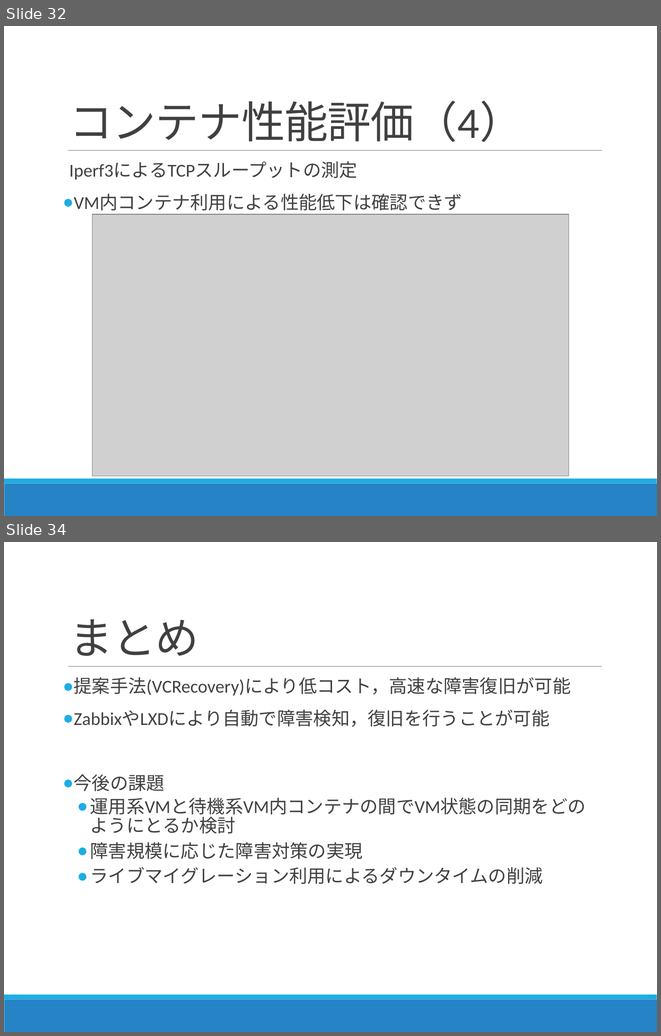
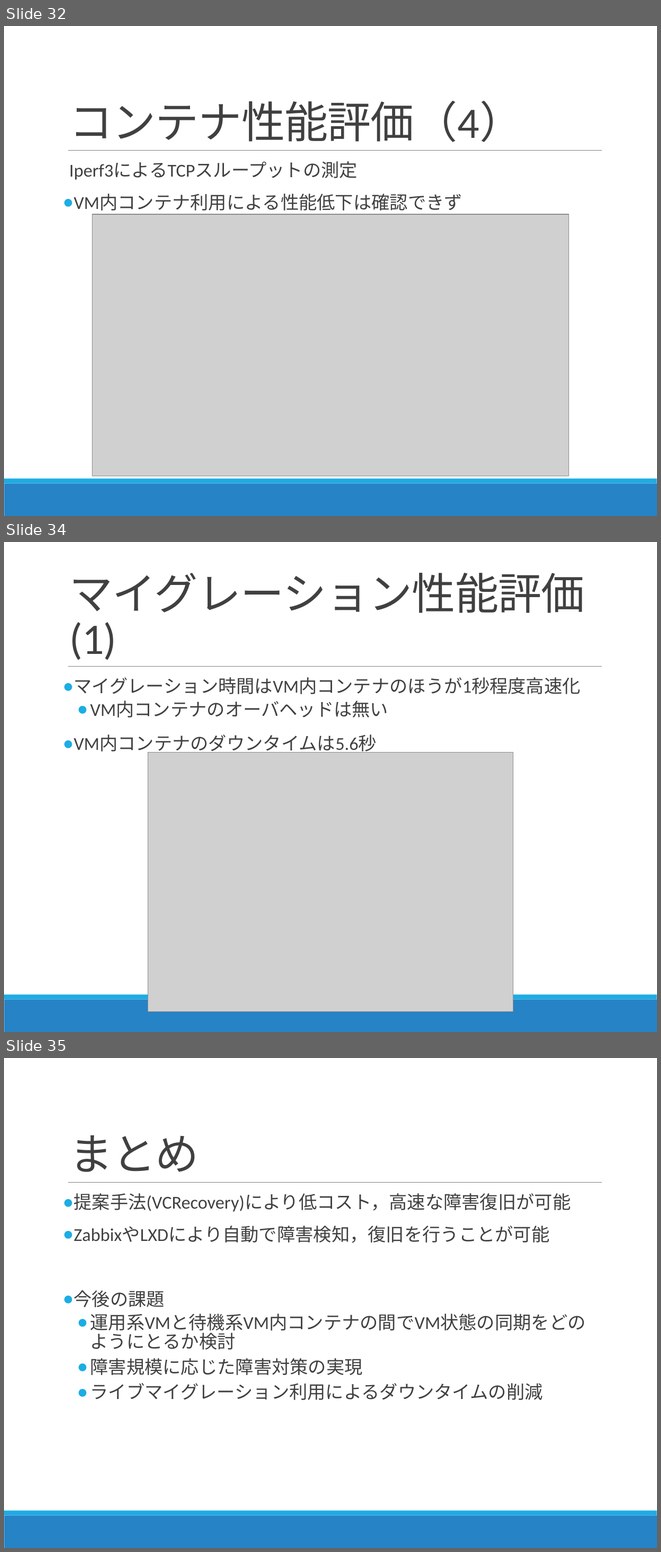
Before and after one commit to Kota0823/Document, a slide deck: 輪講2019-1_鈴木洸太.pptx. Shown one above the other, each under a label of ours: slides 32 and 34 before the commit, slides 32, 34 and 35 after it; the slides between them are not shown. The pictures are 661x1036 and 661x1552 pixels, drawn with LibreOffice and Linux fonts; fonts in the diff are those of the drawing; grey boxes stand for pictures. Boxes give left, top, right and bottom in pixels: in the first picture for what was removed or moved away, otherwise in the second. Text is boxed around its words. In the diff, an @@ line names an element or a change of style, - is before the commit and + after.

Commit message:
マイグレーション性能の追加

```diff
--- a/輪講2019-1_鈴木洸太.pptx
+++ b/輪講2019-1_鈴木洸太.pptx
@@ slide 34 added at (x1=4, y1=542, x2=657, y2=1032), background #FFFFFF; not listed: 3 template elements that a slide beside it also shows @@
@@ title added at (x1=69, y1=573, x2=584, y2=660), 48 pt, text #404040 @@
+マイグレーション性能評価(1)
@@ text added at (x1=74, y1=677, x2=581, y2=755), 20 pt, text #404040 @@
+● マイグレーション時間はVM内コンテナのほうが1秒程度高速化
+  ● VM内コンテナのオーバヘッドは無い
+● VM内コンテナのダウンタイムは5.6秒
@@ picture added at (x1=148, y1=752, x2=513, y2=1012) @@
@@ what was slide 34 is now slide 35 @@
```
Also in this commit, not shown: 2 slides changed.
